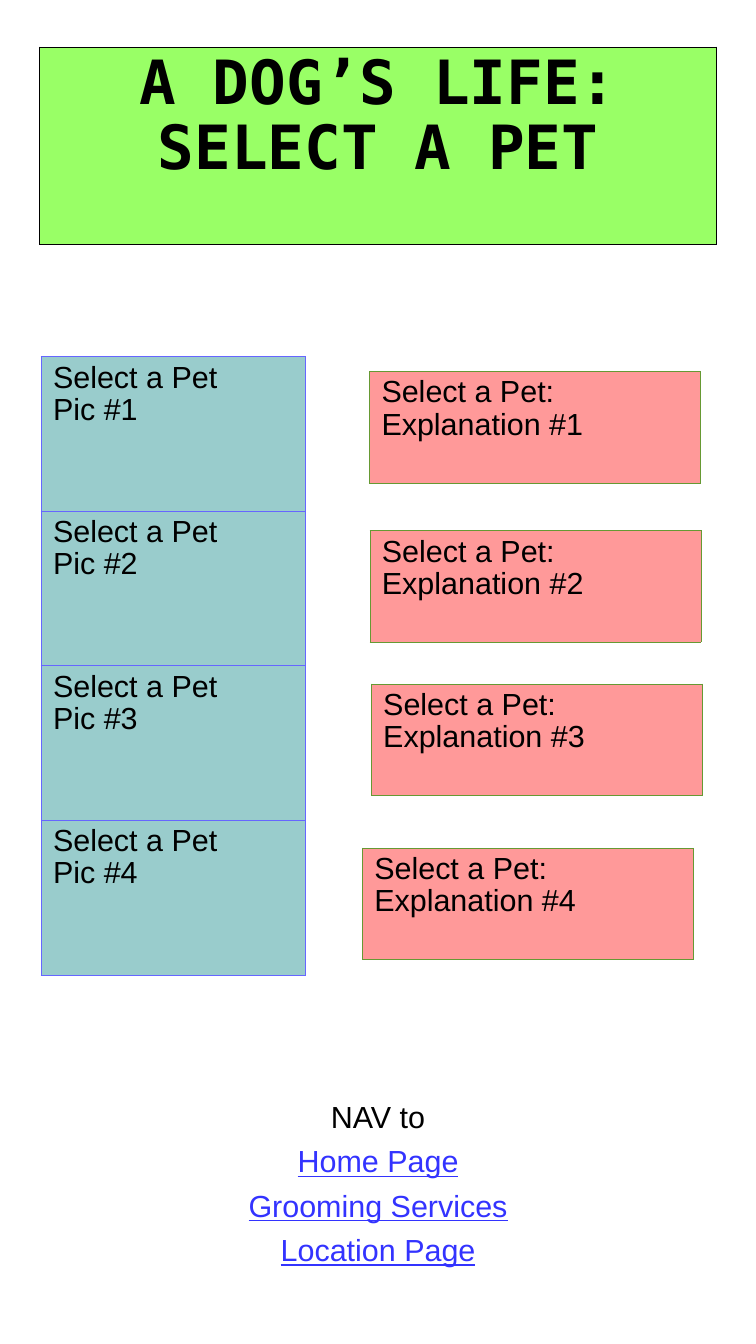
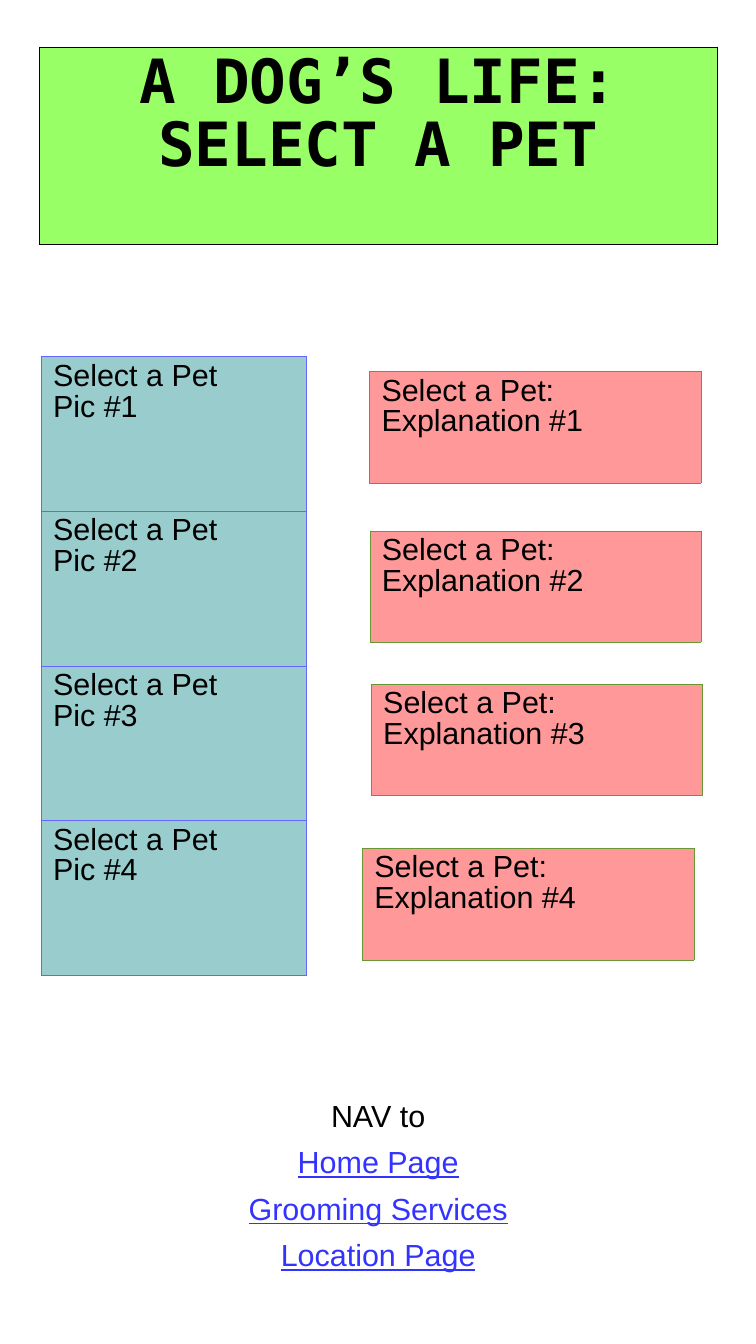
Before and after one commit to adresler1/CIS133DA_Spring24, a slide deck: slide 2 of week6/Dresler_DogLife_Wireframe.ppt. Drawn at 756x1344 pixels with LibreOffice and Linux fonts; fonts in the diff are those of the drawing. Boxes give left, top, right and bottom in pixels: in the first picture for what was removed or moved away, otherwise in the second. Text is boxed around its words. In the diff, an @@ line names an element or a change of style, - is before the commit and + after.

```diff
--- a/week6/Dresler_DogLife_Wireframe.ppt
+++ b/week6/Dresler_DogLife_Wireframe.ppt
@@ table at (x1=39, y1=46, x2=717, y2=244) @@
@@ line spacing 0.91 to 0.89 @@
@@ borders changed @@
@@ table at (x1=41, y1=357, x2=306, y2=977) @@
@@ line spacing 0.93 to 0.87 @@
@@ borders changed @@
@@ table at (x1=369, y1=372, x2=701, y2=483) @@
@@ line spacing 0.93 to 0.87 @@
@@ borders changed @@
@@ table at (x1=369, y1=530, x2=701, y2=641) @@
@@ line spacing 0.93 to 0.87 @@
@@ borders changed @@
@@ table at (x1=372, y1=684, x2=704, y2=795) @@
@@ line spacing 0.93 to 0.87 @@
@@ borders changed @@
@@ table at (x1=362, y1=849, x2=694, y2=960) @@
@@ line spacing 0.93 to 0.87 @@
@@ borders changed @@
@@ table at (x1=218, y1=1097, x2=538, y2=1284) @@
@@ line spacing 0.93 to 0.87 @@
```
Also in this commit, not shown: 3 other slides changed.
